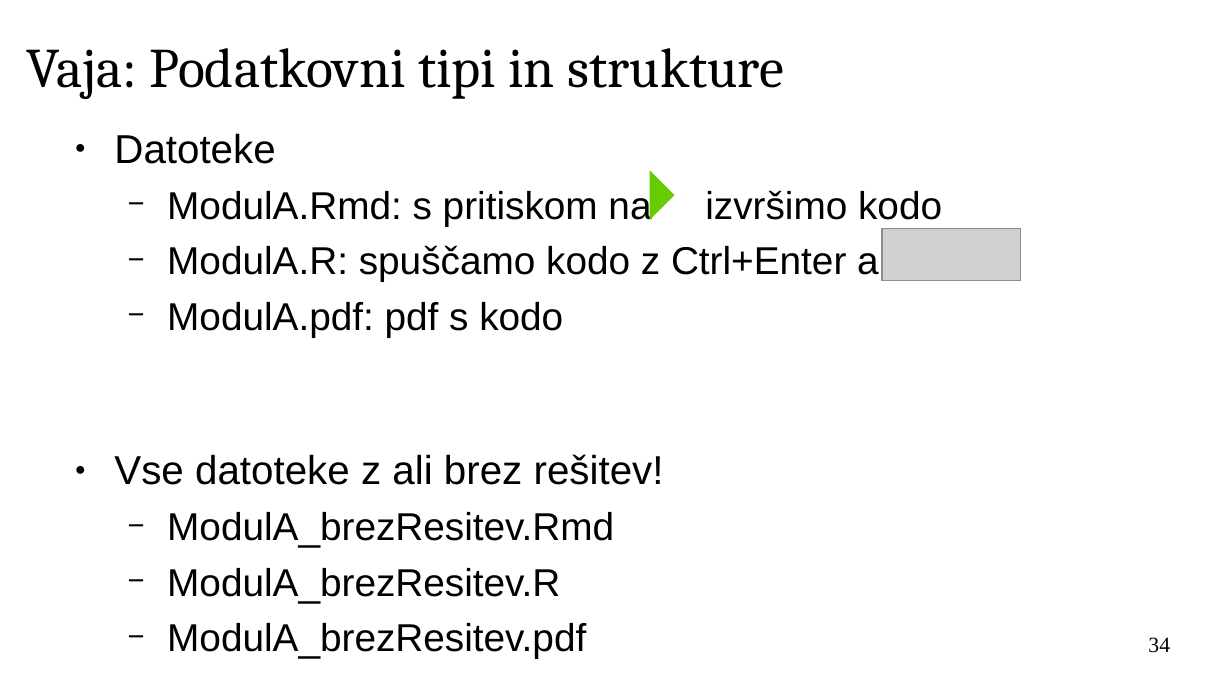
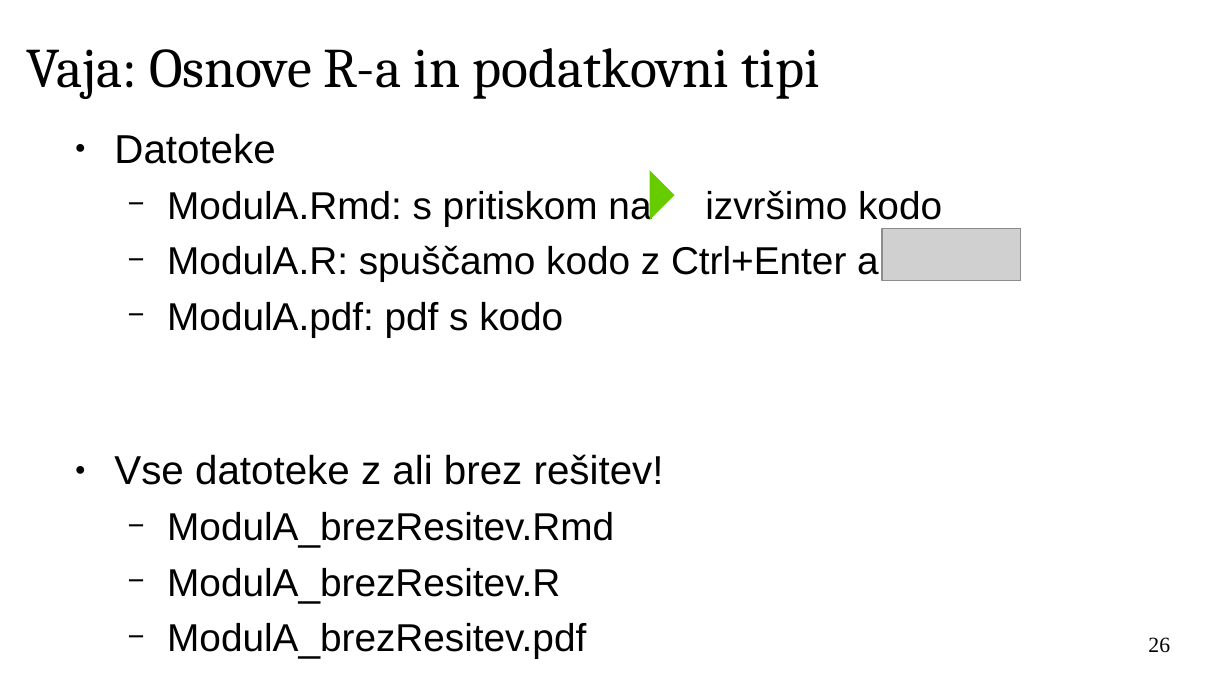
Before and after one commit to janaobsteter/R_tecaj, a slide deck: slide 26 of ModulA/IT_Rtecaj_ModulA.odp (slide 34 before the commit). Drawn at 1232x693 pixels with LibreOffice and Linux fonts; fonts in the diff are those of the drawing; grey boxes stand for pictures; background and template pictures are left out. Boxes give left, top, right and bottom in pixels: in the first picture for what was removed or moved away, otherwise in the second. Text is boxed around its words. In the diff, an @@ line names an element or a change of style, - is before the commit and + after.

```diff
--- a/ModulA/IT_Rtecaj_ModulA.odp
+++ b/ModulA/IT_Rtecaj_ModulA.odp
@@ title at (26, 48, 819, 99): text changed @@
-Vaja: Podatkovni tipi in strukture
+Vaja: Osnove R-a in podatkovni tipi
@@ page number at (1148, 637, 1170, 653): text changed @@
-34
+26
```
Also in this commit, not shown: 16 other slides changed, 5 slides added, 1 slide removed, 10 other files.
